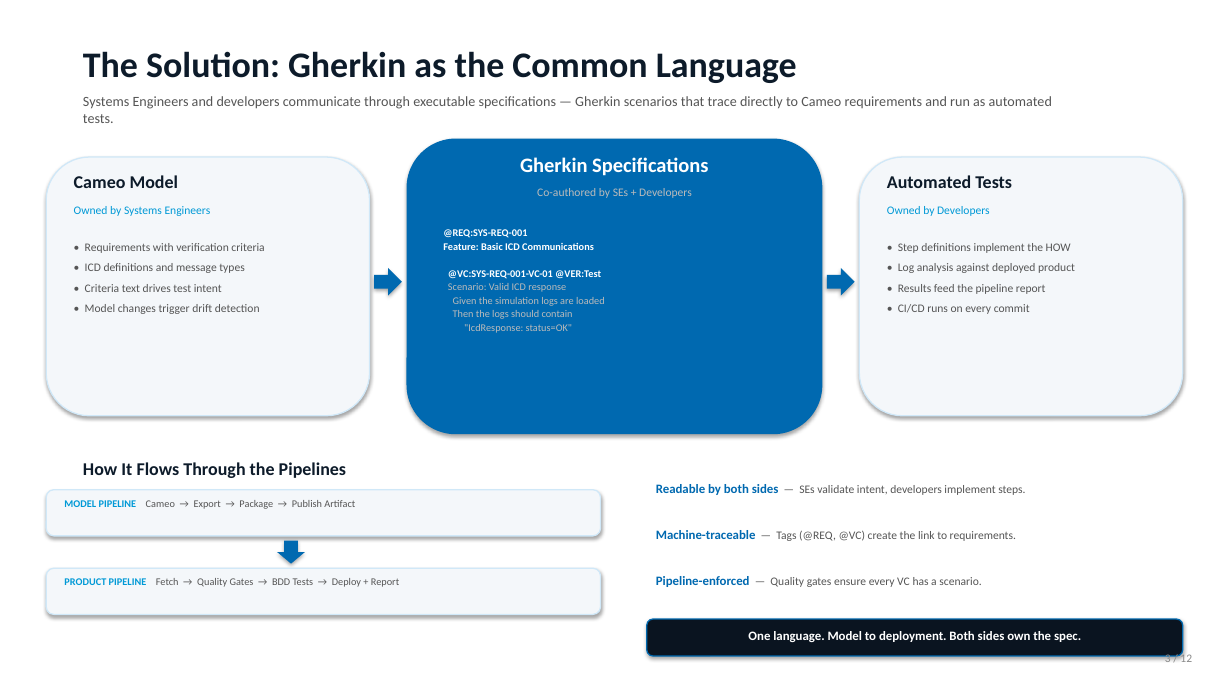
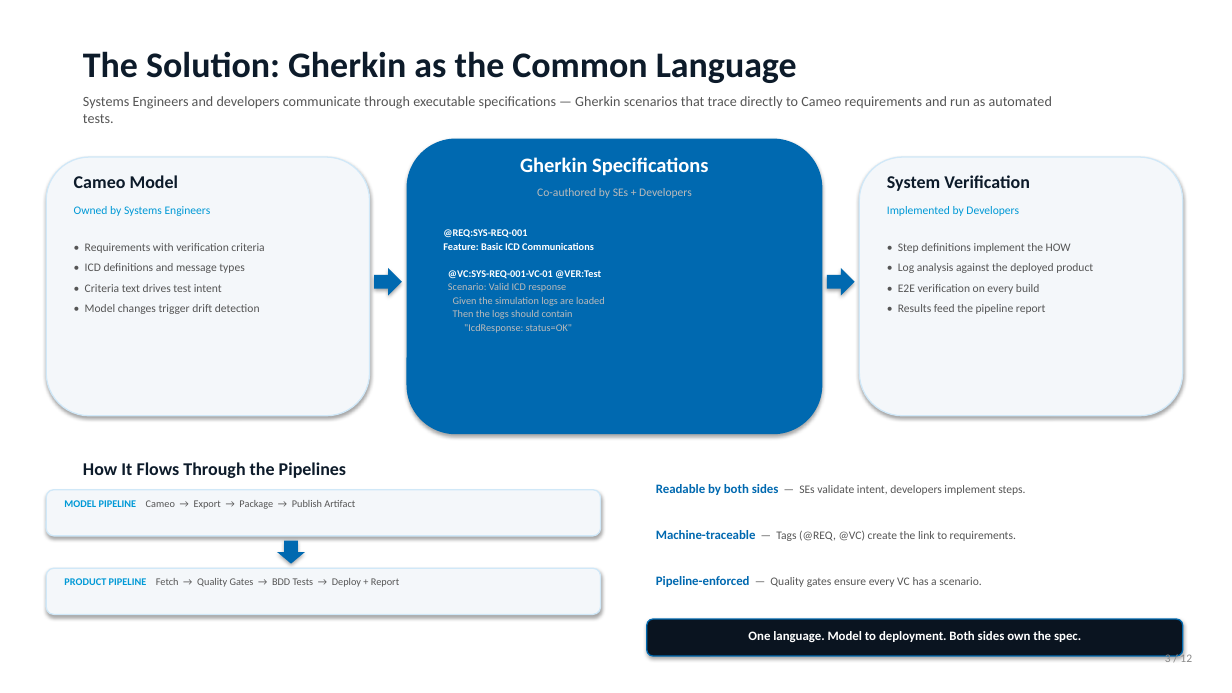
Before and after one commit to blake-perkins/product-pipeline, a slide deck: slide 3 of docs/presentations/MBSE_Pipeline_Executive_Brief.pptx. Drawn at 1232x693 pixels with LibreOffice and Linux fonts; fonts in the diff are those of the drawing. Boxes give left, top, right and bottom in pixels: in the first picture for what was removed or moved away, otherwise in the second. Text is boxed around its words. In the diff, an @@ line names an element or a change of style, - is before the commit and + after.

```diff
--- a/docs/presentations/MBSE_Pipeline_Executive_Brief.pptx
+++ b/docs/presentations/MBSE_Pipeline_Executive_Brief.pptx
@@ text at (887,175,1030,191): text changed @@
-Automated Tests
+System Verification
@@ text at (887,206,1019,216): text changed @@
-Owned by Developers
+Implemented by Developers
@@ text at (898,263,1093,294): text changed @@
-• Log analysis against deployed product
+• Log analysis against the deployed product
+• E2E verification on every build
@@ text at (898,304,1030,314): paragraph removed @@
-• CI/CD runs on every commit
```
Also in this commit, not shown: 1 other file.
